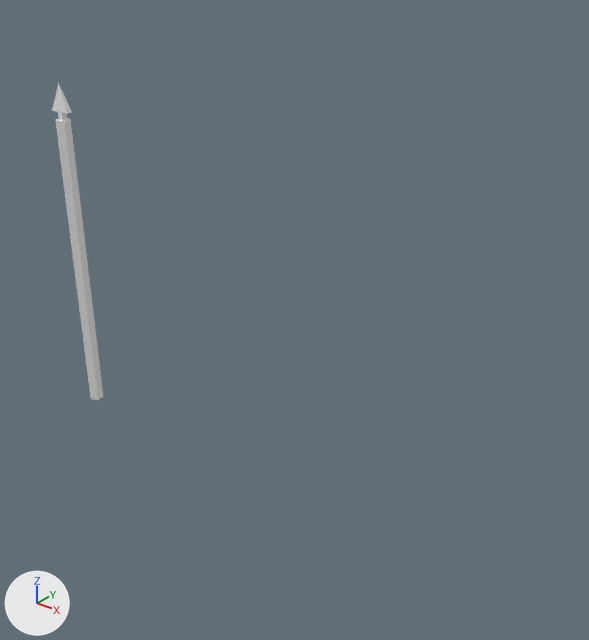
Two versions of the Blender file assets/models/fence/fence.blend, one commit apart.
The view is the same before and after, from a 50 mm lens placed at (4.32, -3.1, 3.1), pointed at (1.75, 0.11, 1.11). The lights are fixed; the arrows at lower left show +X, +Y and +Z. The older version comes first.

In view in the first picture: 'Spike'.
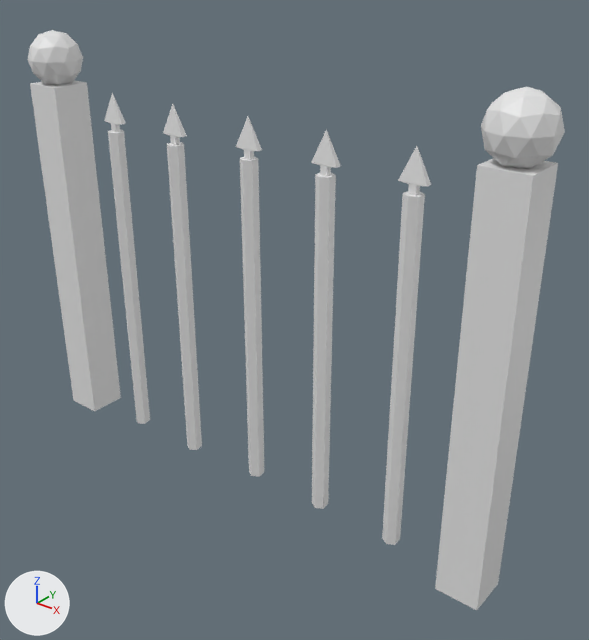
Commit message: Continued work on fence

What differs and where, as boxes (x1, y1, x2, y2) in the pictures (589 x 640 px):
```json
{"object": "Corner.001", "change": "added", "after": [435, 87, 565, 610]}
{"object": "Corner", "change": "added", "after": [27, 30, 121, 411]}
{"object": "Spike", "change": "moved", "before": [52, 83, 103, 400], "after": [104, 93, 150, 424]}
{"object": "Spike.004", "change": "added", "after": [382, 146, 431, 545]}
{"object": "Spike.003", "change": "added", "after": [311, 129, 340, 509]}
{"object": "Spike.002", "change": "added", "after": [236, 116, 264, 477]}
{"object": "Spike.001", "change": "added", "after": [163, 104, 202, 450]}
```

Edits to the scene script, one JSON object a line:
```json
{"op": "add", "block": "me_cube_002", "code": ["me_cube_002 = bpy.data.meshes.new('Cube.002')", "me_cube_002.from_pydata(...)  # 50 vertices, 86 faces; spans x -1.3..1.3, y -1.4..1.4, z -0.2..21.1"]}
{"op": "set", "path": "ob_spike.location", "old": "(0.0, 0.0, 0.0)", "new": "(0.5, 0.0, 0.0)"}
{"op": "add", "block": "ob_corner_001", "code": ["ob_corner_001 = bpy.data.objects.new('Corner.001', me_cube_002)", "ob_corner_001.location = (3.0, 0.0, 0.0)", "ob_corner_001.scale = (0.12, 0.12, 0.12)"]}
{"op": "add", "block": "ob_corner", "code": ["ob_corner = bpy.data.objects.new('Corner', me_cube_002.copy())", "ob_corner.location = (0.0, 0.0, 0.0)", "ob_corner.scale = (0.12, 0.12, 0.12)"]}
{"op": "add", "block": "ob_spike_004", "code": ["ob_spike_004 = bpy.data.objects.new('Spike.004', me_cylinder_001.copy())  # the mesh of ob_spike", "ob_spike_004.location = (2.5, 0.049, -0.009)"]}
{"op": "add", "block": "ob_spike_003", "code": ["ob_spike_003 = bpy.data.objects.new('Spike.003', me_cylinder_001.copy())  # the mesh of ob_spike", "ob_spike_003.location = (2.0, 0.049, -0.009)"]}
{"op": "add", "block": "ob_spike_002", "code": ["ob_spike_002 = bpy.data.objects.new('Spike.002', me_cylinder_001.copy())  # the mesh of ob_spike", "ob_spike_002.location = (1.5, 0.049, -0.009)"]}
{"op": "add", "block": "ob_spike_001", "code": ["ob_spike_001 = bpy.data.objects.new('Spike.001', me_cylinder_001.copy())  # the mesh of ob_spike", "ob_spike_001.location = (1.0, 0.0, 0.0)"]}
```
